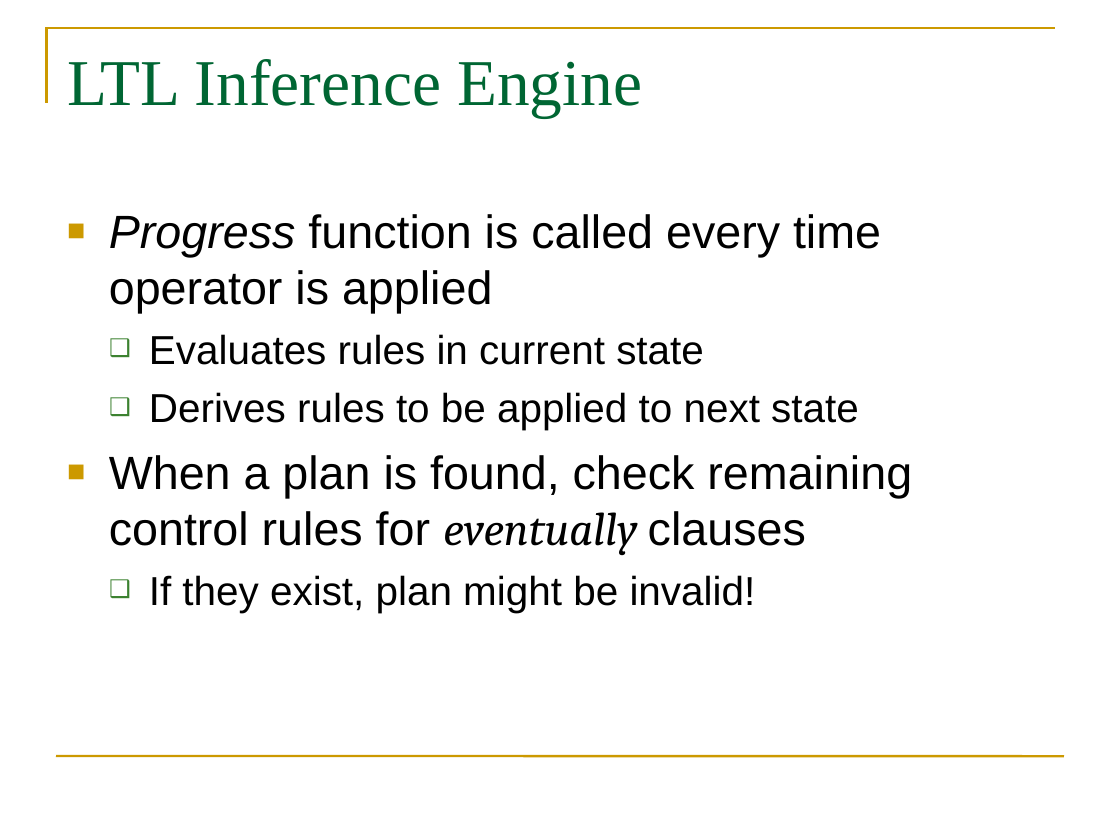
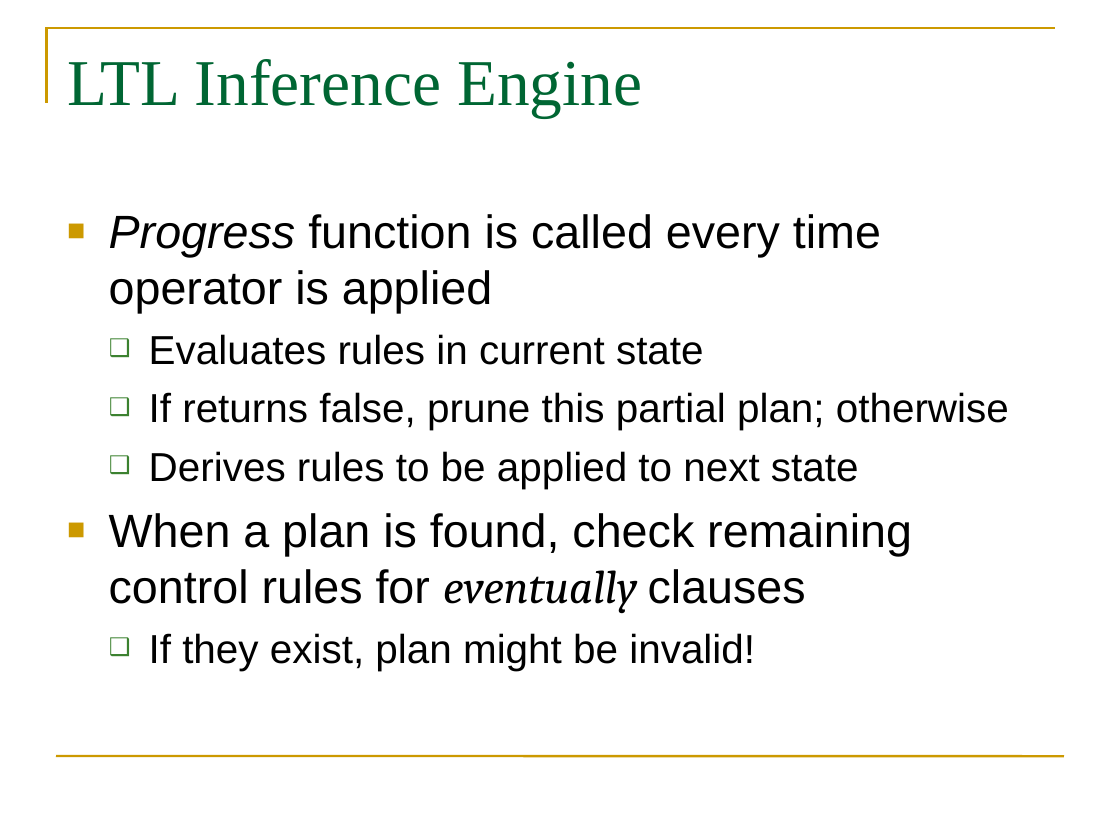
Before and after one commit to dmonner/tl-shop, a slide deck: slide 11 of finalpresentation/final_presentation.ppt. Drawn at 1120x840 pixels with LibreOffice and Linux fonts; fonts in the diff are those of the drawing. Boxes give left, top, right and bottom in pixels: in the first picture for what was removed or moved away, otherwise in the second. Text is boxed around its words. In the diff, an @@ line names an element or a change of style, - is before the commit and + after.

```diff
--- a/finalpresentation/final_presentation.ppt
+++ b/finalpresentation/final_presentation.ppt
@@ text at (x1=149, y1=392, x2=1009, y2=430): paragraph added @@
+  ❑ If returns false, prune this partial plan; otherwise
```
Also in this commit, not shown: 6 other slides changed.
